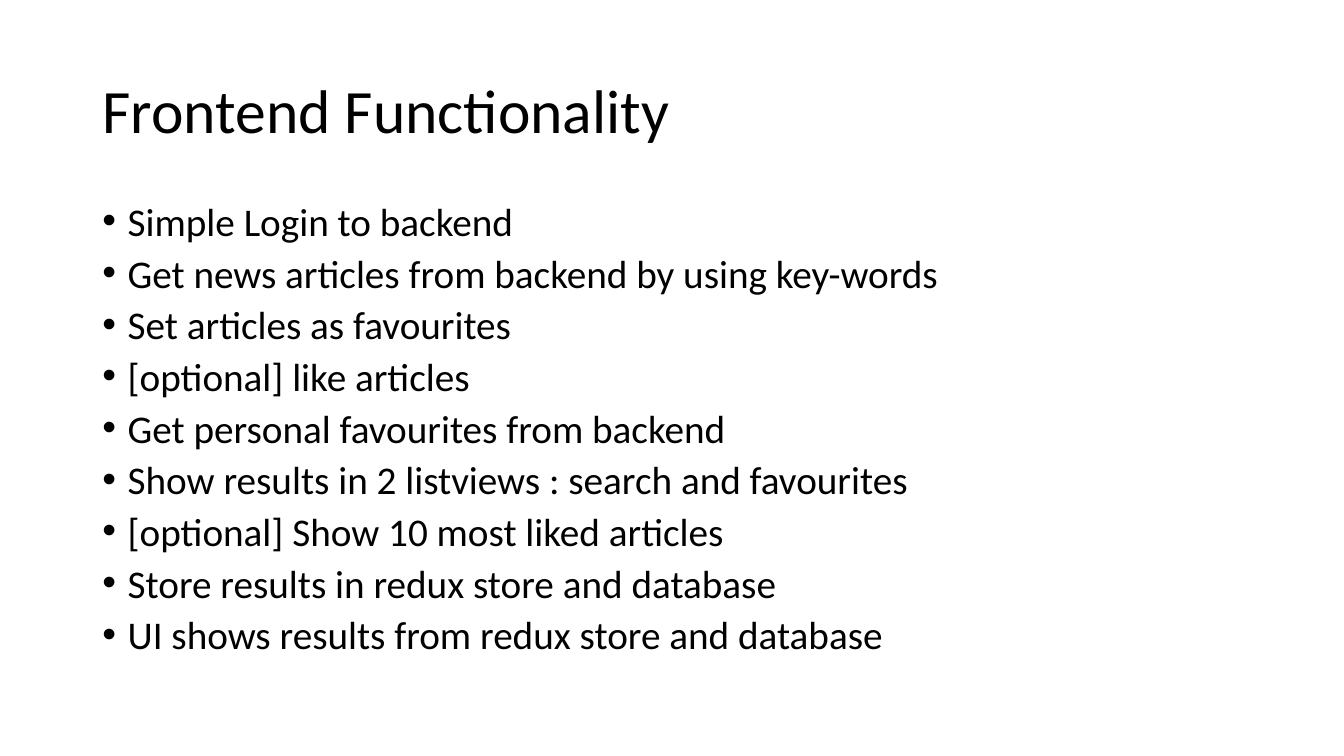
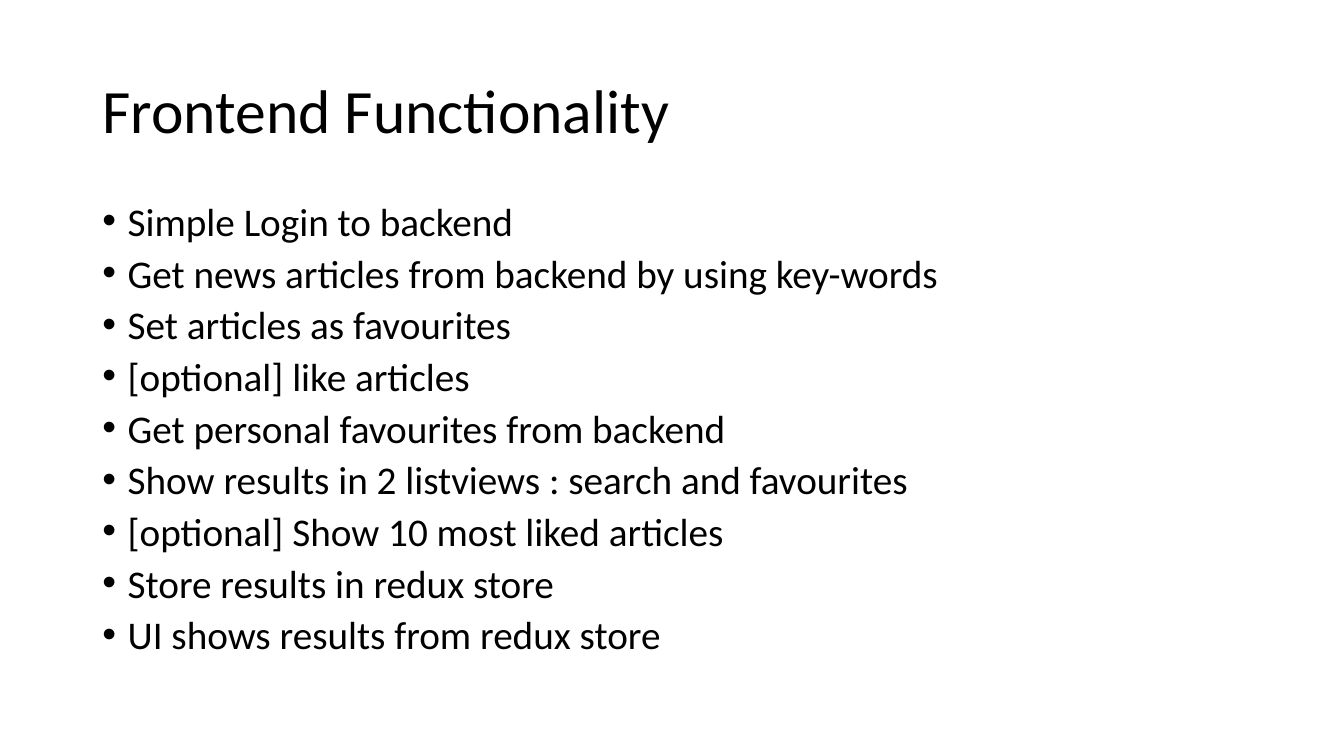
Before and after one commit to axelmotyka/node-react-workshop, a slide deck: slide 3 of Campusweek2.pptx. Drawn at 1344x756 pixels with LibreOffice and Linux fonts; fonts in the diff are those of the drawing. Boxes give left, top, right and bottom in pixels: in the first picture for what was removed or moved away, otherwise in the second. Text is boxed around its words. In the diff, an @@ line names an element or a change of style, - is before the commit and + after.

```diff
--- a/Campusweek2.pptx
+++ b/Campusweek2.pptx
@@ text at box(128, 570, 661, 650): text changed @@
-• Store results in redux store and database
-• UI shows results from redux store and database
+• Store results in redux store
+• UI shows results from redux store
```
Also in this commit, not shown: 2 other files.
